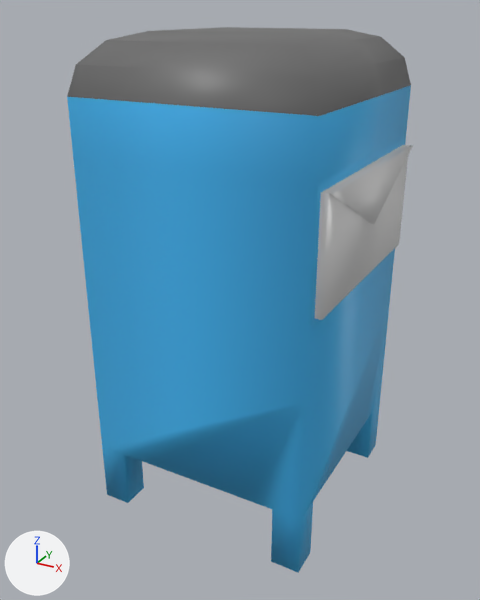
One commit to the FBX model Assets/Models/Props/postBox.fbx: the scene before it, then after it.
Both versions are drawn from a 50 mm lens placed at (1.63, -3.07, 3.05), pointed at (-0.03, -0.07, 1.54). Every picture has the same lights, and +X, +Y and +Z are marked at lower left. The first picture is the older version. Where no turn or scale is listed for an object, it has been applied to the vertices.

The older version as bpy lines, for what is in view:
```python
me_cube_010 = bpy.data.meshes.new('Cube.010')
me_cube_010.from_pydata(...)  # 148 vertices, 90 faces; spans x -0.69..0.69, y -0.63..0.63, z 0.35..2.95
me_cube_010.materials.append(mat_main_material)  # picture img_palette_png
ob_postbox = bpy.data.objects.new('PostBox', me_cube_010)
ob_postbox.location = (0.0, 0.0, 0.0)
```
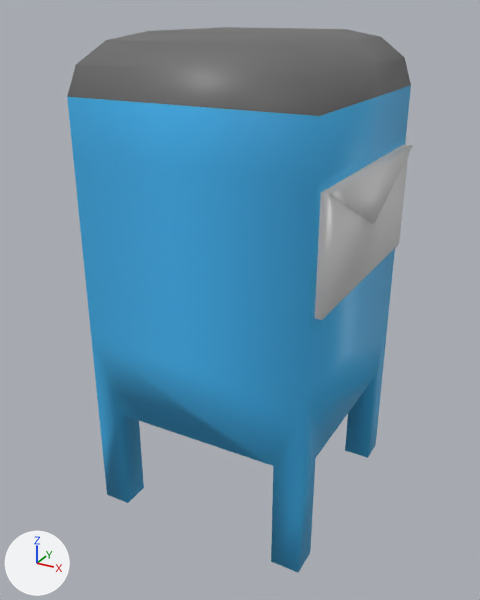
The newer file is also rescaled (x0.7), turned or shifted as a whole; pictures and numbers use the older file's frame.

The edits, one by one:
me_cube_010 has 148 vertices, 90 faces and spans x -0.69..0.69, y -0.63..0.63, z 0.35..2.95.
me_cube_010 is used by ob_postbox; location (0.0, 0.0, 0.0).
me_cube_010 part 1: 52 of the vertices in x -0.63..0.63, y -0.63..0.63, z 0.7 are moved by (0.0, 0.0, 0.27).

Location of each change, [x1, y1, x2, y2] in pixels of the pictures (480 x 600 px; the box of a moved part takes in the faces that stretch with it):
part 1 of me_cube_010, moved or reshaped: [92, 303, 390, 572] in both
